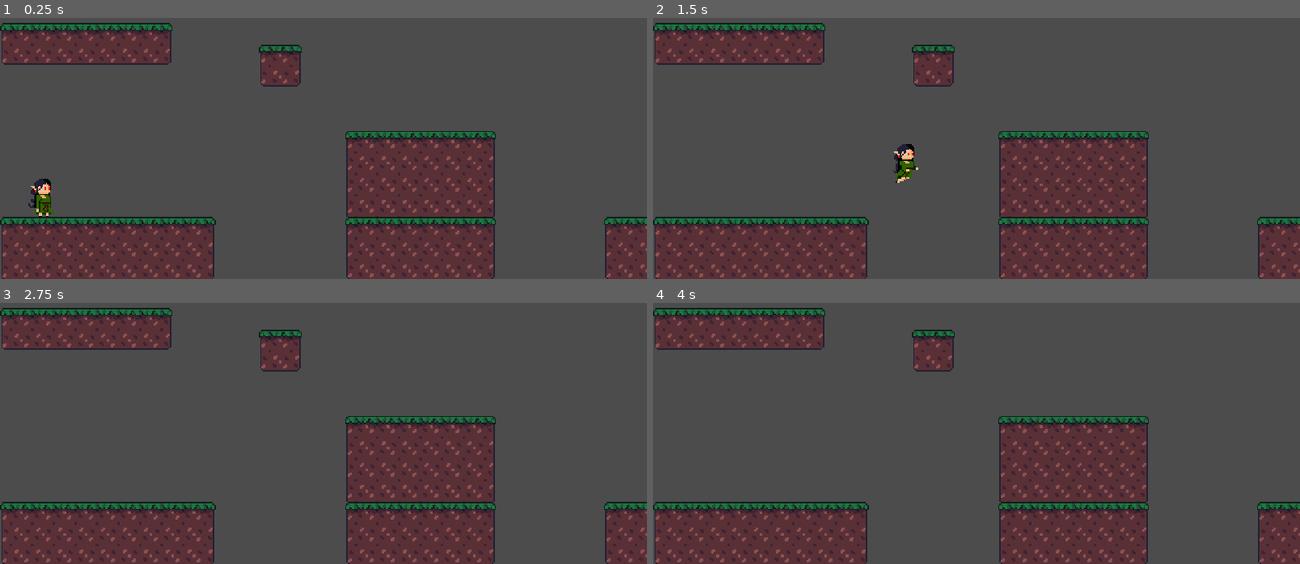
Above: before the commit, frames 1-4 (two rows, left to right).
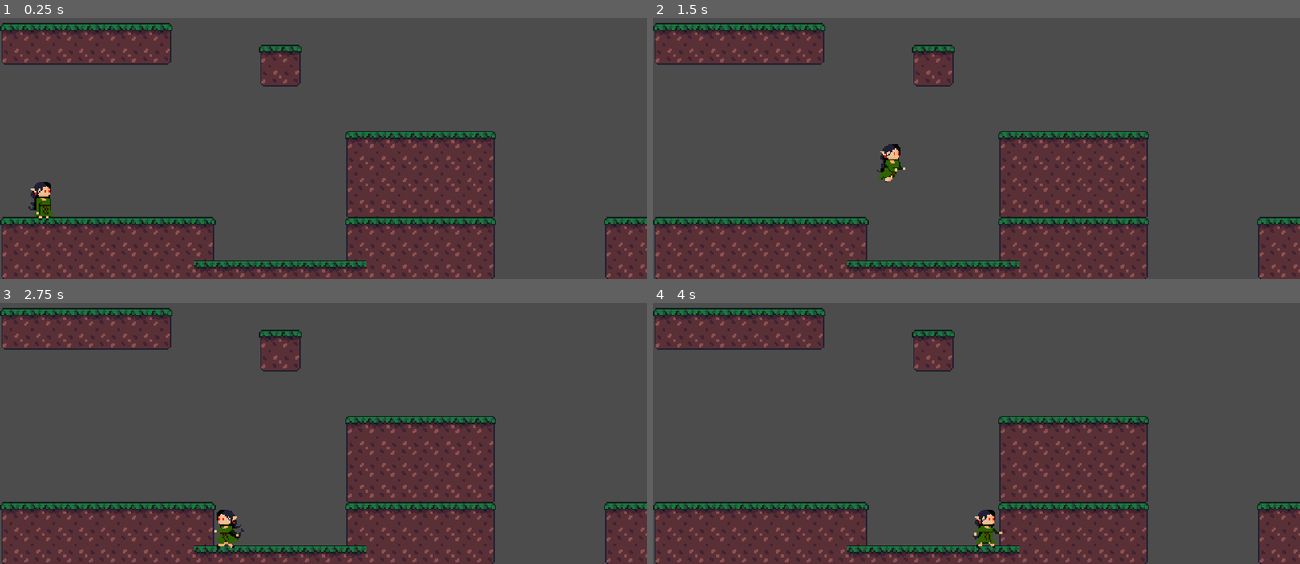
Above: after the commit, the same moments.

Repository: Espetinho-de-Legumes/Lia-na-Floresta-Magica
Game: Godot game, scene res://scenes/Playground.tscn
The game is run twice, just before and just after one commit, with the same random seed, the same clock (stepped at 60 frames per second) and the same inputs.
Inputs:
- Up to frame 1 (0.25 s): no input
- Up to frame 2 (1.5 s): hold S (Fall) 0.53-1.28 s; hold D (right) from 0.53 s (still down); tap Space (jump) at 0.77, 0.8, 1.07, 1.35 s
- Up to frame 3 (2.75 s): tap Space (jump) at 1.52, 1.82, 2.3 s; tap S (Fall) at 1.55 s; release D (right) at 2.03 s; hold A (left) from 2.03 s (still down); hold S (Fall) from 2.03 s (still down)
- Up to frame 4 (4 s): release A (left) at 2.78 s; release S (Fall) at 2.78 s; hold D (right) from 2.78 s (still down); tap S (Fall) at 2.85 s; tap Space (jump) at 3.02, 3.32, 3.6, 3.77 s

The runs differ from the first frame. In frame 1, 2.0% of the frame differs, in the area x 4-57%, y 61-100%; in frame 2, 2.4%, in the area x 30-57%, y 48-100%; in frame 3, 2.1%; in frame 4, 2.1%.

Commit message:
Refatorando e Adicioando os arquivos do jogo

Diff:
--- a/scenes/Player.tscn
+++ b/scenes/Player.tscn
@@ -122,23 +122,20 @@
 nodes/on_ground/node = SubResource( 13 )
 nodes/on_ground/position = Vector2( -60, 280 )
 nodes/output/position = Vector2( 440, 380 )
-node_connections = [ "output", 0, "ground_air_state", "on_ground", 0, "Idle Animation", "on_ground", 1, "Walk Animation", "ground_air_state", 0, "on_ground", "ground_air_state", 1, "on_air", "on_air", 0, "Jump Animation", "on_air", 1, "Falling Animation" ]
+node_connections = [ "output", 0, "ground_air_state", "ground_air_state", 0, "on_ground", "ground_air_state", 1, "on_air", "on_air", 0, "Jump Animation", "on_air", 1, "Falling Animation", "on_ground", 0, "Idle Animation", "on_ground", 1, "Walk Animation" ]
 
 [node name="Player" type="KinematicBody2D"]
 rotation = 0.00246024
 scale = Vector2( 0.999995, 1.00973 )
 collision_mask = 10
 script = ExtResource( 1 )
-acceleration = 1200.0
 
 [node name="Sprite" type="Sprite" parent="."]
 texture = ExtResource( 2 )
 hframes = 5
 vframes = 5
-frame = 4
 
 [node name="CollisionArea" type="CollisionShape2D" parent="."]
-position = Vector2( 0.0049205, 1.98072 )
 shape = SubResource( 1 )
 
 [node name="PassThroughDetection" type="Area2D" parent="."]
--- a/scenes/Playground.tscn
+++ b/scenes/Playground.tscn
@@ -10,11 +10,10 @@
 [node name="Ground" type="TileMap" parent="."]
 tile_set = ExtResource( 3 )
 cell_size = Vector2( 16, 16 )
-show_collision = true
 collision_layer = 8
 collision_mask = 17
 format = 1
-tile_data = PoolIntArray( 327680, 0, 0, 327681, 0, 1, 327682 …(1217 unchanged characters)… 31073, 1048584, 0, 131073, 1048585, 0, 131074, 1048592, 0, 131072, 1048593, 0, 131073, 1048594, 0, 131073 …(222 unchanged characters)…
+tile_data = PoolIntArray( 327680, 0, 0, 327681, 0, 1, 327682 …(1217 unchanged characters)… 31073, 1048584, 0, 131073, 1048585, 0, 1, 1048586, 0, 1, 1048587, 0, 1, 1048588, 0, 1, 1048589, 0, 1, 1048590, 0, 1, 1048591, 0, 1, 1048592, 0, 1, 1048593, 0, 131073, 1048594, 0, 131073 …(222 unchanged characters)…
 
 [node name="BehindWall" type="TileMap" parent="."]
 tile_set = ExtResource( 4 )
@@ -28,7 +27,6 @@
 [node name="One Way Plataform" type="TileMap" parent="."]
 tile_set = ExtResource( 2 )
 cell_size = Vector2( 16, 16 )
-show_collision = true
 collision_layer = 2
 collision_mask = 16
 format = 1
--- a/scripts/Player/On Air/onAir.gd
+++ b/scripts/Player/On Air/onAir.gd
@@ -19,11 +19,11 @@
 			emit_signal("finished", "walk")
 
 func physicsUpdate(delta: float) -> void:
-	self.actor.applyGravity(delta)
+	# self.actor.applyGravity(delta)
 
 	if self.actor.directionInput.x > 0 || self.actor.directionInput.x < 0:
 		self.actor.acelerar(delta)
 	else:
 		self.actor.desacelerar(delta)
 
-	self.actor.move()
+	# self.actor.move()
--- a/scripts/Player/On Ground/idleState.gd
+++ b/scripts/Player/On Ground/idleState.gd
@@ -16,11 +16,6 @@
 	if self.actor.directionInput.x > 0 || self.actor.directionInput.x < 0:
 		emit_signal("finished", "walk")
 
-	if self.actor.canJump():
-		emit_signal("finished", "jump")
-
-	self.actor.fallThroughPlataform()
-
 func physicsUpdate(delta:float) -> void:
 	.physicsUpdate(delta)
 	self.actor.desacelerar(delta)
--- a/scripts/Player/On Ground/onGround.gd
+++ b/scripts/Player/On Ground/onGround.gd
@@ -5,20 +5,15 @@
 func enter() -> void:
 	if self.actor.animationTree != null:
 		self.actor.animationTree.set("parameters/ground_air_state/current", 0)
-	# print("On Ground State")
 
 func handleInput(event: InputEvent) -> void:
 	self.actor.basicInputs()
 
 func update(delta: float) -> void:
-	# if self.actor.velocity.y < 0:
-		# emit_signal("finished", "jump")
-	# elif self.actor.velocity.y > 0:
-		# emit_signal("finished", "falling")
-	if self.actor.hasFalledThrough:
-		emit_signal("finished", "falling")
+	if self.actor.velocity.y > 0:
+	 emit_signal("finished", "falling")
 
-func physicsUpdate(delta: float) -> void:
-	self.actor.applyGravity(delta)
+	if self.actor.canJump():
+		emit_signal("finished", "jump")
 
-	self.actor.move()
+	self.actor.fallThroughPlataform()
--- a/scripts/Player/On Ground/walkState.gd
+++ b/scripts/Player/On Ground/walkState.gd
@@ -20,10 +20,5 @@
 	if self.actor.velocity.x == 0:
 		emit_signal("finished", "idle")
 
-	if self.actor.canJump():
-		emit_signal("finished", "jump")
-
-	self.actor.fallThroughPlataform()
-
 func get_name() -> String:
 	return "walk"
--- a/scripts/Player/Player.gd
+++ b/scripts/Player/Player.gd
@@ -34,10 +34,9 @@
 	StateMachine.currentState.update(delta)
 
 func _physics_process(delta: float) -> void:
+	applyGravity(delta)
 	StateMachine.currentState.physicsUpdate(delta)
-
-	#if velocity.y > 0:
-		#print(velocity.y)
+	move()
 
 func basicInputs() -> void:
 	if Input.is_action_pressed("right"):
@@ -81,9 +80,6 @@
 	if (friction < 0 && velocity.x <= 0) || (friction > 0 && velocity.x >= 0):
 		velocity.x = 0
 
-		# if is_on_floor() && currentState != IDLE:
-			# emit_signal("finished")
-
 func acelerar(delta: float) -> void:
 	velocity.x += directionInput.x * acceleration * delta
 
Not shown, added: assets/audio/Jump Thud.ogg.import
Not shown, added: assets/audio/Jump.ogg.import
Not shown, added: assets/audio/Tema Quest Sapo Novo.wav.import
Not shown, added: assets/audio/Tema Quest Sapo.mp3.import
Not shown, added: assets/audio/Walking 1.ogg.import
Not shown, added: assets/audio/Walking 2.ogg.import
Binary file added: assets/tiles/tileset floresta normal.png
Not shown, added: assets/tiles/tileset floresta normal.png.import
Not shown, added: assets/audio/Jump Thud.ogg
Not shown, added: assets/audio/Jump.ogg
Not shown, added: assets/audio/Tema Quest Sapo Novo.wav
Not shown, added: assets/audio/Tema Quest Sapo.mp3
(and 2 more such lines)
